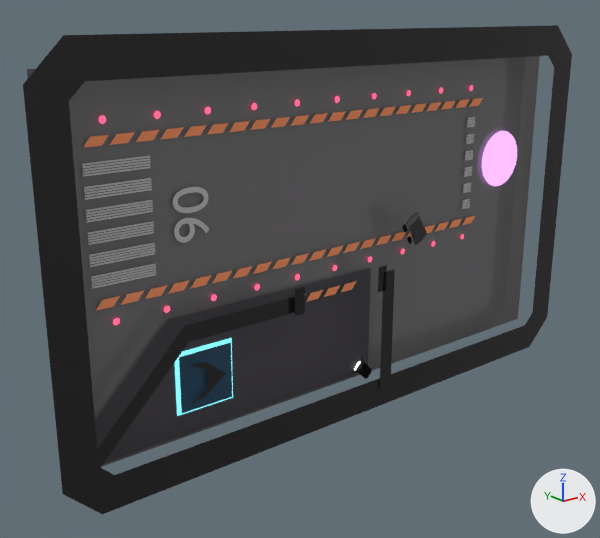
The Blender file blender/Lobbies.blend: old version first, new version second.
Rendered twice from a 50 mm lens placed at (-1672.0, -1787.0, 655.0), pointed at (-147.0, 119.0, -107.0). The lights are fixed; the arrows at lower right show +X, +Y and +Z.

Objects in the first picture: 'Border', 'DockingBG', 'DockingBlocker', 'DockingBlocker.001', 'DockingBlocker.002', 'DockingBlocker.003', 'DockingFloor', 'DockingIcon', 'DockingPlatform', 'Floor', 'MatchmakePortal', 'RowLightsBottom', 'RowLightsTop', 'SpotLight', 'Text', 'TrackLeft', 'TrackRight', 'Truck', 'TruckTyres', 'WarningBar', 'WarningBar.002', 'WarningBar.004'.
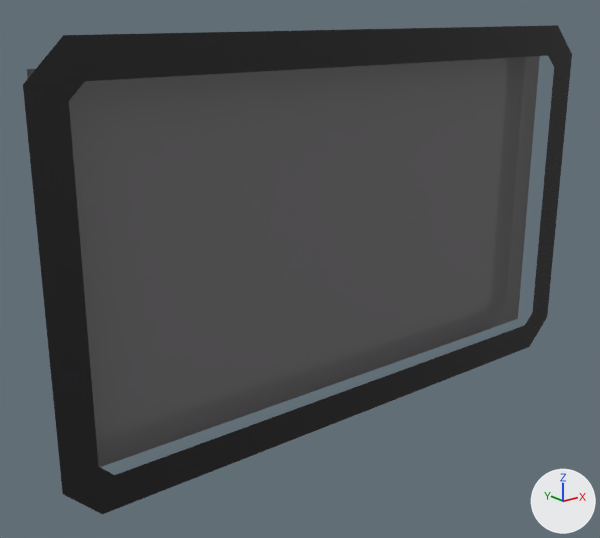
ob_spotlightbase is not drawn itself; it is the parent of ob_spotlightemission, ob_spotlightflap.

Changed parts and their boxes [x1, y1, x2, y2] in the pictures (600 x 538 px):
'DockingFloor', deleted: before [95, 268, 371, 463]
'DockingBlocker.001', deleted (black): before [97, 297, 295, 467]
'TrackLeft', deleted: before [82, 156, 156, 289]
'WarningBar', deleted: before [83, 98, 483, 148]
'DockingBG', deleted (blue): before [179, 343, 232, 413]
'WarningBar.002', deleted: before [96, 216, 475, 311]
'MatchmakePortal', deleted: before [482, 131, 517, 186]
'DockingBlocker', deleted (black): before [380, 269, 395, 390]
'Text', deleted: before [173, 187, 210, 243]
'DockingPlatform', deleted (cyan): before [175, 338, 233, 416]
'DockingIcon', deleted (black): before [191, 363, 226, 403]
'Truck', deleted: before [406, 212, 427, 246]
'TrackRight', deleted: before [462, 117, 475, 209]
'RowLightsTop', deleted: before [98, 85, 473, 124]
'WarningBar.004', deleted: before [305, 281, 357, 302]
'DockingBlocker.002', deleted: before [295, 287, 305, 316]
'RowLightsBottom', deleted: before [113, 234, 464, 325]
'SpotLight', deleted: before [351, 355, 372, 379]
'DockingBlocker.003', deleted: before [378, 265, 387, 292]
'TruckTyres', deleted: before [402, 224, 412, 244]

The edits, one by one:
Object 'MatchmakePortal' (ob_matchmakeportal) is deleted.
Object 'Truck' (ob_truck) is deleted.
Object 'TruckTyres' (ob_trucktyres) is deleted.
Object 'RowLightsTop' (ob_rowlightstop) is deleted.
Object 'RowLightsBottom' (ob_rowlightsbottom) is deleted.
Object 'Text' (ob_text) is deleted.
Object 'TrackLeft' (ob_trackleft) is deleted.
Object 'TrackRight' (ob_trackright) is deleted.
Object 'WarningBar' (ob_warningbar) is deleted.
Object 'WarningBar.002' (ob_warningbar_002) is deleted.
Object 'DockingBlocker.003' (ob_dockingblocker_003) is deleted.
Object 'DockingBlocker.002' (ob_dockingblocker_002) is deleted.
Object 'DockingBlocker.001' (ob_dockingblocker_001) is deleted.
Object 'DockingIcon' (ob_dockingicon) is deleted.
Object 'DockingBG' (ob_dockingbg) is deleted.
Object 'DockingPlatform' (ob_dockingplatform) is deleted.
Object 'DockingBlocker' (ob_dockingblocker) is deleted.
Object 'DockingFloor' (ob_dockingfloor) is deleted.
Object 'WarningBar.004' (ob_warningbar_004) is deleted.
Object 'SpotLight' (ob_spotlight) is deleted.
Object 'SpotLightBase' (ob_spotlightbase) is deleted.
Object 'SpotLightEmission' (ob_spotlightemission) is deleted.
Object 'SpotLightFlap' (ob_spotlightflap) is deleted.
